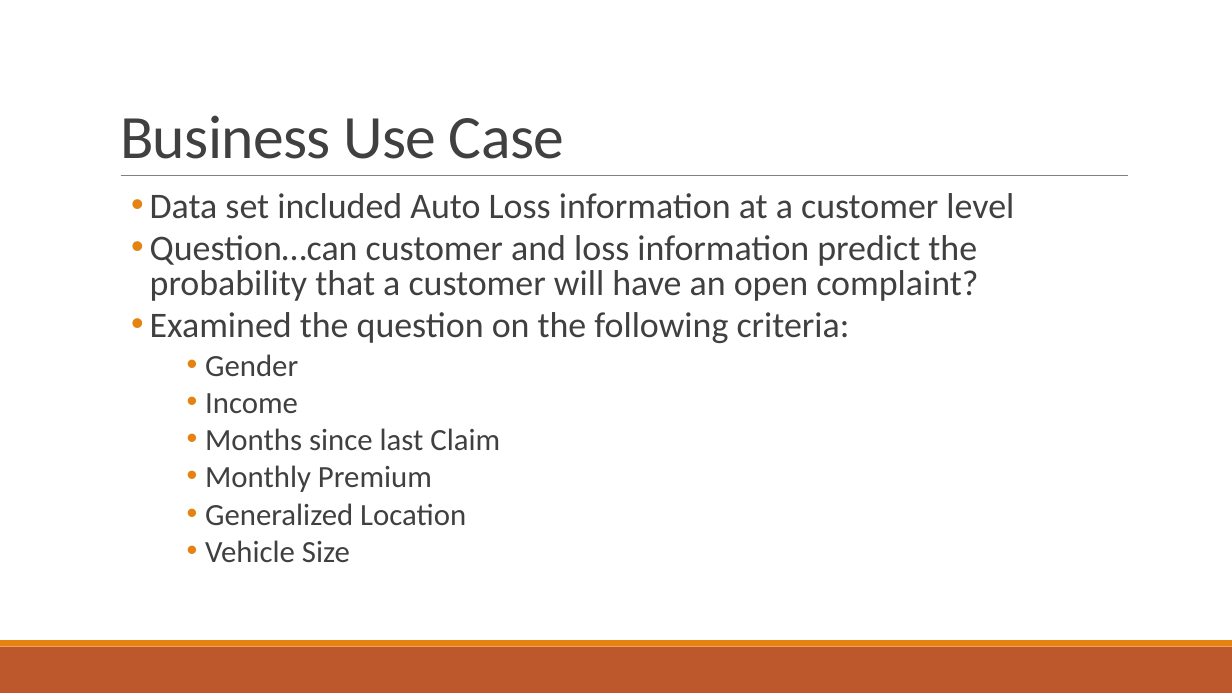
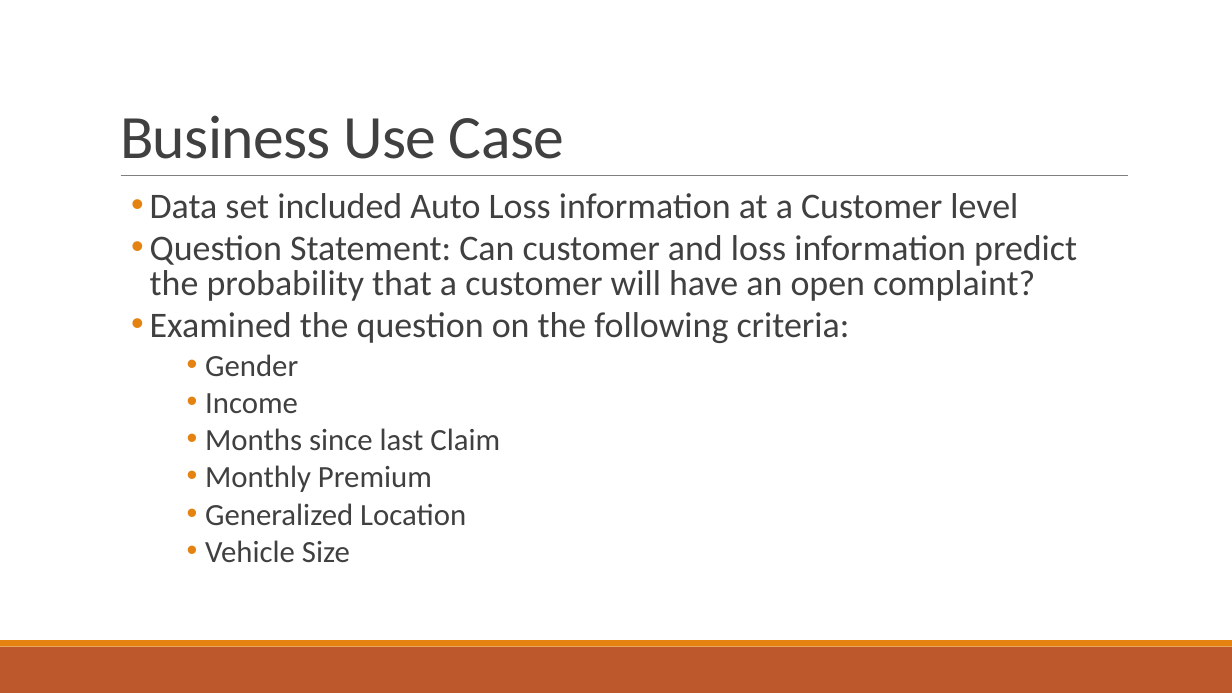
Before and after one commit to robjwentworth/capstone, a slide deck: slide 2 of rob-presentation.pptx. Drawn at 1232x693 pixels with LibreOffice and Linux fonts; fonts in the diff are those of the drawing. Boxes give left, top, right and bottom in pixels: in the first picture for what was removed or moved away, otherwise in the second. Text is boxed around its words. In the diff, an @@ line names an element or a change of style, - is before the commit and + after.

```diff
--- a/rob-presentation.pptx
+++ b/rob-presentation.pptx
@@ text at [150,193,1077,301]: text changed @@
-  • Data set included Auto Loss information at a customer level
-  • Question…can customer and loss information predict the probability that a customer will have an open complaint?
+  • Data set included Auto Loss information at a Customer level
+  • Question Statement: Can customer and loss information predict the probability that a customer will have an open complaint?
```
Also in this commit, not shown: 2 other slides changed.
